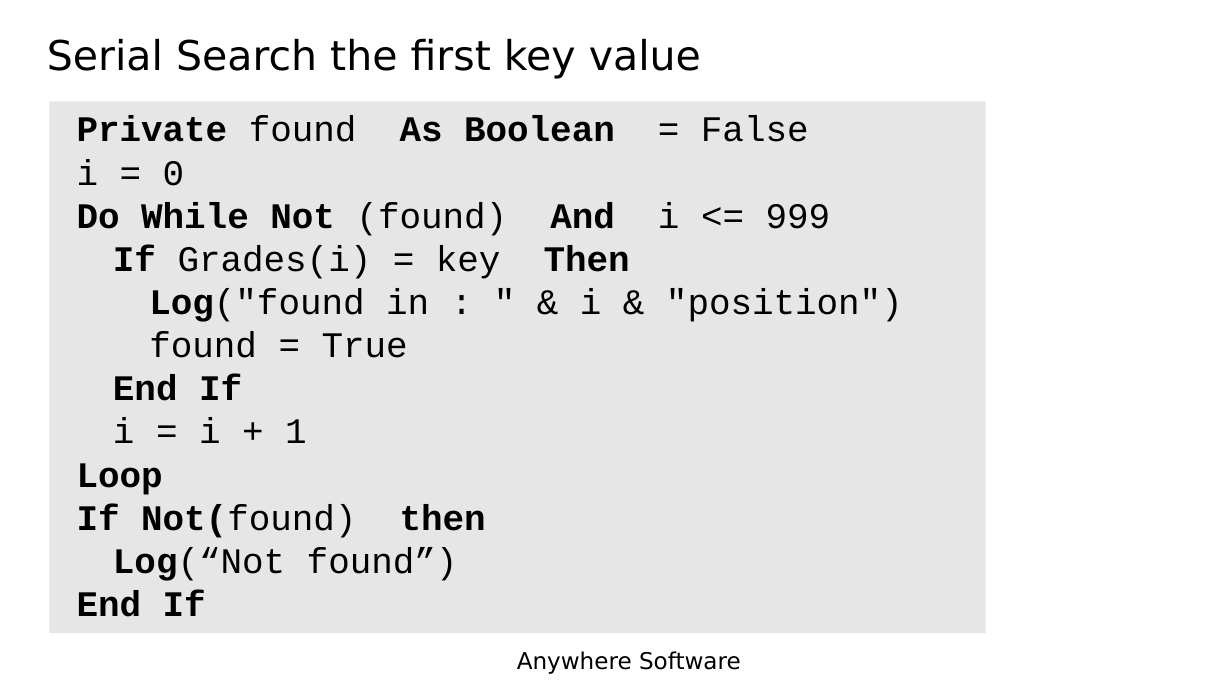
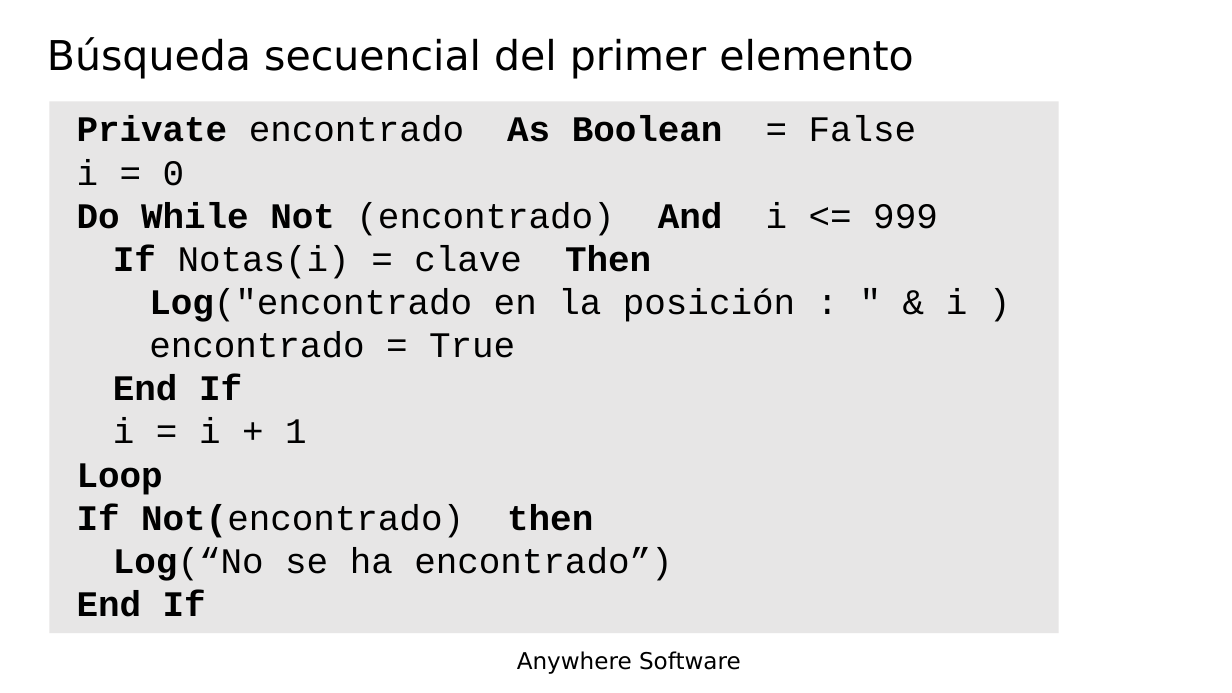
Before and after one commit to Lamashino/Teaching-B4J, a slide deck: slide 13 of Tema 14 - Matrices - Arrays/Tema 14 - Matrices - Arrays.pptx. Drawn at 1232x693 pixels with LibreOffice and Linux fonts; fonts in the diff are those of the drawing; background and template pictures are left out. Boxes give left, top, right and bottom in pixels: in the first picture for what was removed or moved away, otherwise in the second. Text is boxed around its words. In the diff, an @@ line names an element or a change of style, - is before the commit and + after.

```diff
--- a/Tema 14 - Matrices - Arrays/Tema 14 - Matrices - Arrays.pptx
+++ b/Tema 14 - Matrices - Arrays/Tema 14 - Matrices - Arrays.pptx
@@ title at [47, 37, 913, 79]: text changed @@
-Serial Search the first key value
+Búsqueda secuencial del primer elemento
@@ rectangle "Private encontrado As Boolean = ...": place and size @@
-rectangle "Private encontrado As Boolean = ..." at [49, 102, 985, 634]
+rectangle "Private encontrado As Boolean = ..." at [49, 102, 1058, 634]
@@ text in rectangle at [77, 116, 917, 142]: text changed @@
-Private found As Boolean = False
+Private encontrado As Boolean = False
@@ text in rectangle at [77, 202, 968, 358]: text changed @@
-Do While Not (found) And i <= 999
-If Grades(i) = key Then
-Log("found in : " & i & "position")
-found = True
+Do While Not (encontrado) And i <= 999
+If Notas(i) = clave Then
+Log("encontrado en la posición : " & i )
+encontrado = True
@@ text in rectangle at [77, 504, 672, 581]: text changed @@
-If Not(found) then
-Log(“Not found”)
+If Not(encontrado) then
+Log(“No se ha encontrado”)
```
Also in this commit, not shown: 42 other slides changed.
